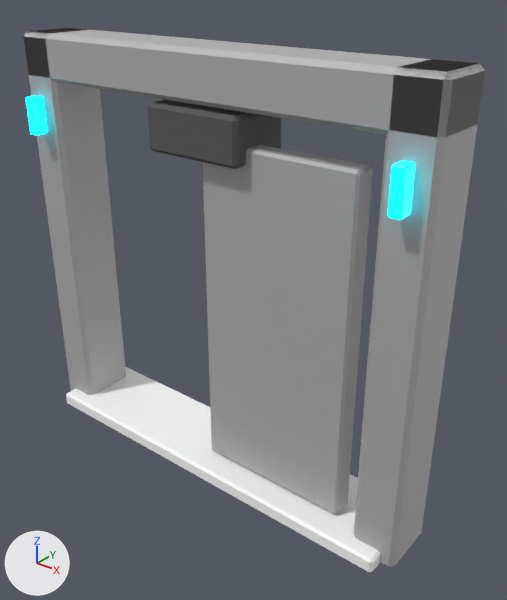
The glTF model assets/_staging/focused_nine/structural/pressure_door_1x1/pressure_door_1x1_breached.glb, before and after one commit.
Camera for both pictures: a 50 mm camera at (3.32, -3.7, 3.91) aimed at (0.27, 0.1, 1.55). The lights are fixed; the arrows at lower left show +X, +Y and +Z. The older version comes first.

The first picture shows 'FocusedNine_pressure_door_1x1_breached_cyan_indicator_left', 'FocusedNine_pressure_door_1x1_breached_cyan_indicator_right', 'FocusedNine_pressure_door_1x1_breached_motor_housing', 'FocusedNine_pressure_door_1x1_breached_outer_portal_left', 'FocusedNine_pressure_door_1x1_breached_outer_portal_lintel', 'FocusedNine_pressure_door_1x1_breached_outer_portal_right', 'FocusedNine_pressure_door_1x1_breached_split_leaf_right', 'FocusedNine_pressure_door_1x1_breached_warning_threshold'.
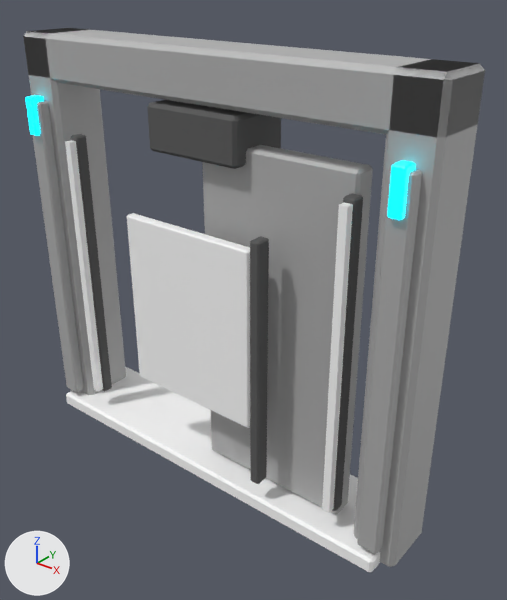
Location of each change, (x1, y1, x2, y2) in pixels of the pictures (507 x 600 px):
'FocusedNine_pressure_door_1x1_breached_void_marker', added
    after: (127, 213, 250, 428)
'FocusedNine_pressure_door_1x1_shared_frame_right', added
    after: (357, 169, 422, 554)
'FocusedNine_pressure_door_1x1_shared_frame_left', added
    after: (32, 101, 84, 392)
'FocusedNine_pressure_door_1x1_breached_exposed_conduit', added
    after: (250, 236, 269, 484)
'FocusedNine_pressure_door_1x1_seal_right', added
    after: (322, 202, 353, 513)
'FocusedNine_pressure_door_1x1_shared_rail_right', added
    after: (332, 193, 363, 511)
'FocusedNine_pressure_door_1x1_seal_left', added
    after: (65, 140, 103, 392)
'FocusedNine_pressure_door_1x1_shared_rail_left', added
    after: (71, 134, 112, 392)

The edits, one by one:
Mesh me_cube_034 is new.
It has 24 vertices, 44 faces and spans x -0.04..0.04, y -0.05..0.05, z -1.19..1.19.
It uses material mat_mat_conduit (dark grey #595959).
Mesh me_cube_032 is new.
It has 24 vertices, 44 faces and spans x -0.08..0.08, y -0.05..0.05, z -1.36..1.36.
It uses material mat_mat_paintedalloygray (grey #bcbcbc).
Mesh me_cube_036 is new.
It is a box spanning x -0.03..0.03, y -0.04..0.04, z -1.16..1.16.
It uses material mat_mat_warningstripe (white #ffffff).
Mesh me_cube_042_1 is new.
It has 24 vertices, 44 faces and spans x -0.594..0.594, y -0.04..0.04, z -0.714..0.714.
It uses material mat_mat_warningstripe (white #ffffff).
Mesh me_cube_043_1 is new.
It has 24 vertices, 44 faces and spans x -0.04..0.04, y -0.06..0.06, z -0.99..0.99.
It uses material mat_mat_conduit (dark grey #595959).
Object 'FocusedNine_pressure_door_1x1_shared_rail_right' (ob_focusednine_pressure_door_1x1_shared_rail_right) is new; it shows me_cube_034.
Its location is (1.27, -0.2, 1.462).
Object 'FocusedNine_pressure_door_1x1_shared_rail_left' (ob_focusednine_pressure_door_1x1_shared_rail_left) is new; it shows a copy of me_cube_034.
Its location is (-1.27, -0.2, 1.462).
Object 'FocusedNine_pressure_door_1x1_shared_frame_right' (ob_focusednine_pressure_door_1x1_shared_frame_right) is new; it shows me_cube_032.
Its location is (1.63, -0.28, 1.53).
Object 'FocusedNine_pressure_door_1x1_shared_frame_left' (ob_focusednine_pressure_door_1x1_shared_frame_left) is new; it shows a copy of me_cube_032.
Its location is (-1.63, -0.28, 1.53).
Object 'FocusedNine_pressure_door_1x1_seal_right' (ob_focusednine_pressure_door_1x1_seal_right) is new; it shows me_cube_036.
Its location is (1.27, -0.27, 1.462).
Object 'FocusedNine_pressure_door_1x1_seal_left' (ob_focusednine_pressure_door_1x1_seal_left) is new; it shows a copy of me_cube_036.
Its location is (-1.27, -0.27, 1.462).
Object 'FocusedNine_pressure_door_1x1_breached_void_marker' (ob_focusednine_pressure_door_1x1_breached_void_marker) is new; it shows me_cube_042_1.
Its location is (0.0, -0.32, 1.462).
Object 'FocusedNine_pressure_door_1x1_breached_exposed_conduit' (ob_focusednine_pressure_door_1x1_breached_exposed_conduit) is new; it shows me_cube_043_1.
Its location is (0.675, -0.34, 1.292).
